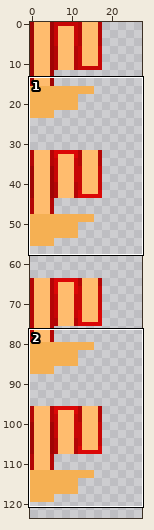
One commit to this sprite sheet: BlueBlocksCraft for Redstone Arsenal/assets/redstonearsenal/textures/3dres/tools/pickaxes/flux_empowered.png. Above: a wide view before the commit, with the close-up outlined.
Close-up. Before the commit:
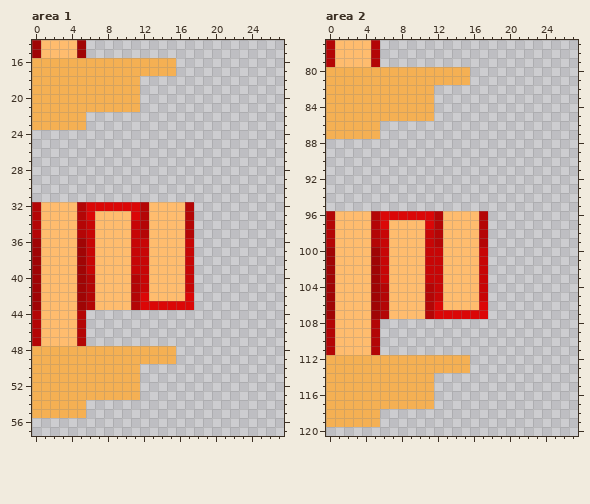
The file is 32x128 pixels. Shown: area 1: x 0..27, y 14..57; area 2: x 0..27, y 77..120. The wide view leaves out empty margins.
After:
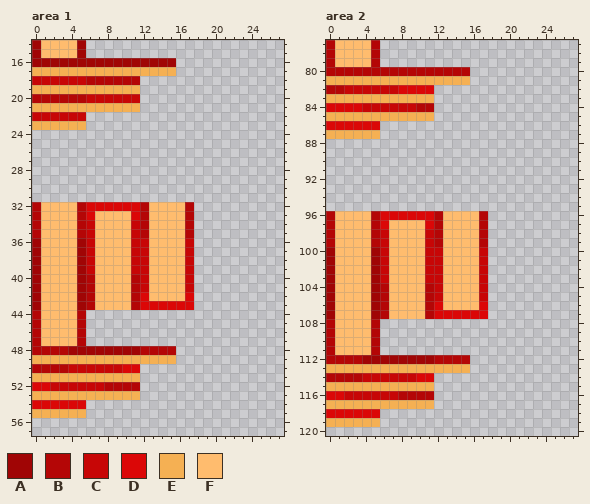
Palette (. is transparent): A #a00505  B #b40606  C #c70606  D #db0707  E #f5b053  F #ffbc6e
From old to new:
Area 1:
y 16: x 0..15 EEEEEEEEEEEEEEEE -> AAAAAAAAAAAAAAAA
y 18: x 0..11 EEEEEEEEEEEE -> CCCCCCBBBBBB
y 20: x 0..11 EEEEEEEEEEEE -> BBBBBBCCCCCC
y 22: x 0..5 EEEEEE -> CCCCCC
y 48: x 0..15 EEEEEEEEEEEEEEEE -> BBBBAAAAAAAABBBB
y 50: x 0..11 EEEEEEEEEEEE -> BBBBCCCCCCDD
y 52: x 0..11 EEEEEEEEEEEE -> DDCCCCCCBBBB
y 54: x 0..5 EEEEEE -> DDDDDD
Area 2:
y 80: x 0..15 EEEEEEEEEEEEEEEE -> BBBBBBBBBBBBBBBB
y 82: x 0..11 EEEEEEEEEEEE -> BBCCCCCCDDDD
y 84: x 0..11 EEEEEEEEEEEE -> DDDDCCCCCCBB
y 86: x 0..5 EEEEEE -> DDDDDD
y 112: x 0..15 EEEEEEEEEEEEEEEE -> BBBBAAAAAAAABBBB
y 114: x 0..11 EEEEEEEEEEEE -> BBBBCCCCCCDD
y 116: x 0..11 EEEEEEEEEEEE -> DDCCCCCCBBBB
y 118: x 0..5 EEEEEE -> DDDDDD
Changed places in both close-ups, as pixel boxes (x1, y1, x2, y2):
changed: (32, 58, 176, 121)
changed: (32, 346, 176, 409)
changed: (326, 67, 470, 130)
changed: (326, 355, 470, 418)
